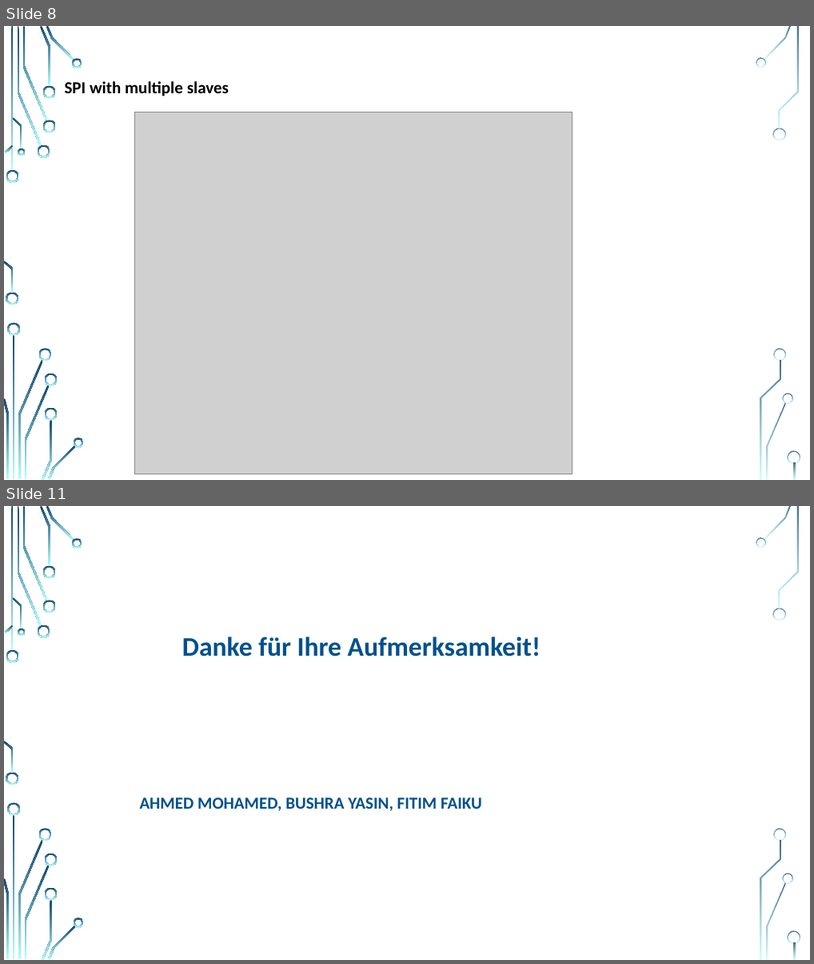
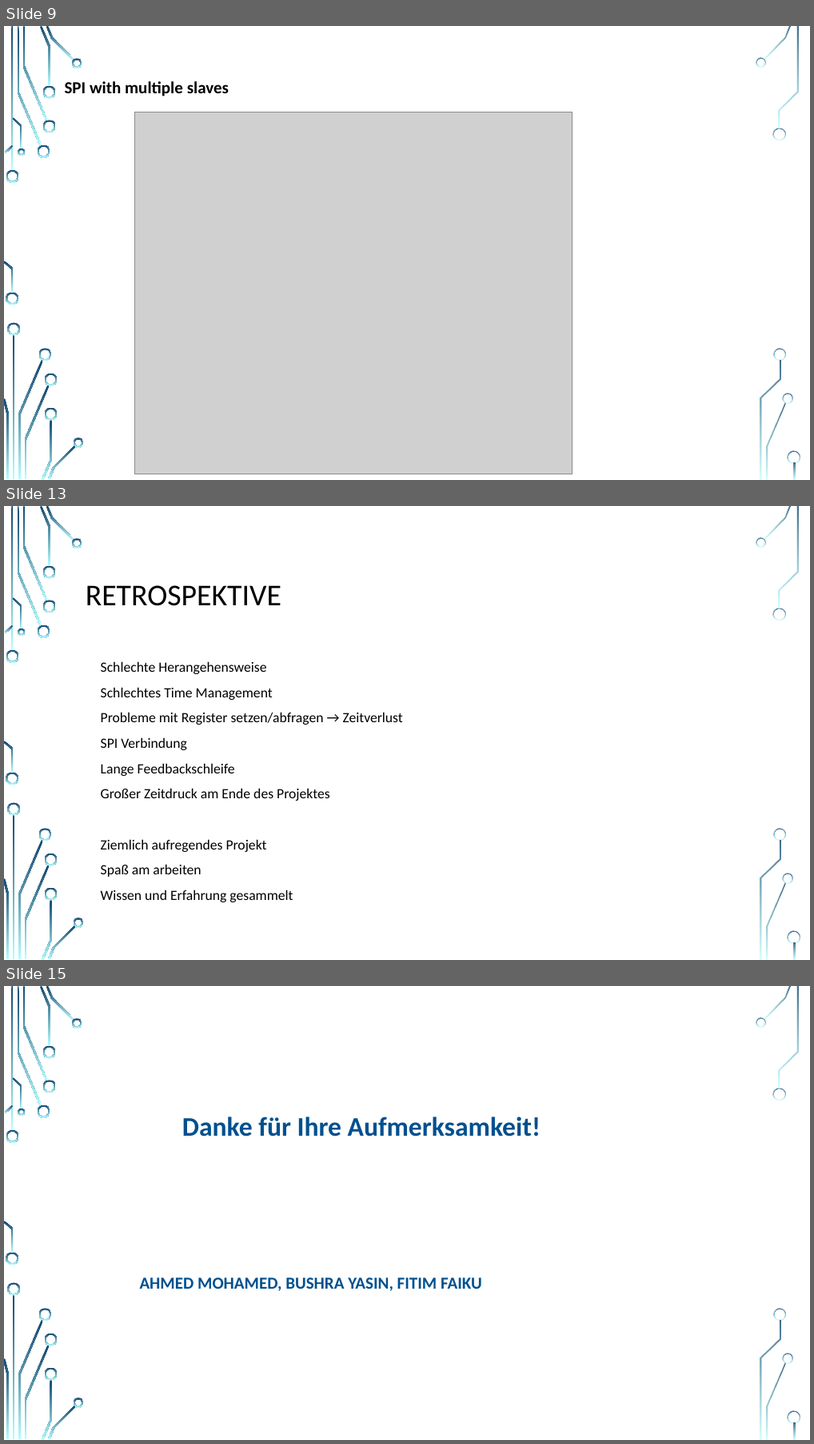
Before and after one commit to FitimFaiku/smart_traffic_light, a slide deck: Projektpräsentation.pptx. Shown one above the other, each under a label of ours: slides 8 and 11 before the commit, slides 9, 13 and 15 after it; the slides between them are not shown. The pictures are 814x964 and 814x1444 pixels, drawn with LibreOffice and Linux fonts; fonts in the diff are those of the drawing; grey boxes stand for pictures; background and template pictures are left out. Boxes give left, top, right and bottom in pixels: in the first picture for what was removed or moved away, otherwise in the second. Text is boxed around its words. In the diff, an @@ line names an element or a change of style, - is before the commit and + after.

```diff
--- a/Projektpräsentation.pptx
+++ b/Projektpräsentation.pptx
@@ slide 13 added at (4,506,810,960), background picture (left out); not listed: 36 template elements that a slide beside it also shows @@
@@ text added at (86,585,282,606), 36 pt, text #000000 @@
+RETROSPEKTIVE
@@ text added at (101,661,403,902), 16.8 pt, text #000000 @@
+• Schlechte Herangehensweise
+• Schlechtes Time Management
+• Probleme mit Register setzen/abfragen → Zeitverlust
+• SPI Verbindung
+• Lange Feedbackschleife
+• Großer Zeitdruck am Ende des Projektes
+• Ziemlich aufregendes Projekt
+• Spaß am arbeiten
+• Wissen und Erfahrung gesammelt
@@ what was slide 8 is now slide 9 @@
@@ what was slide 11 is now slide 15 @@
```
Also in this commit, not shown: 6 slides changed, 4 other slides added, 1 slide removed.
